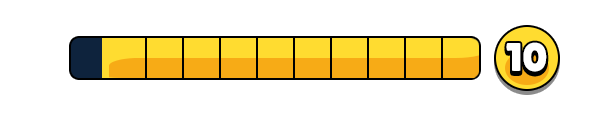
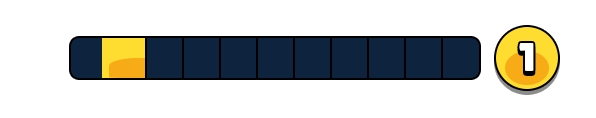
Layers edited between the first and the second 596 x 118 image:
renamed "10" to "1", painted on it over 506, 42, 547, 72
painted on "bar" (3rd of 3, in "demo" › "prg" › "bar"), masked it over 147, 38, 479, 78
